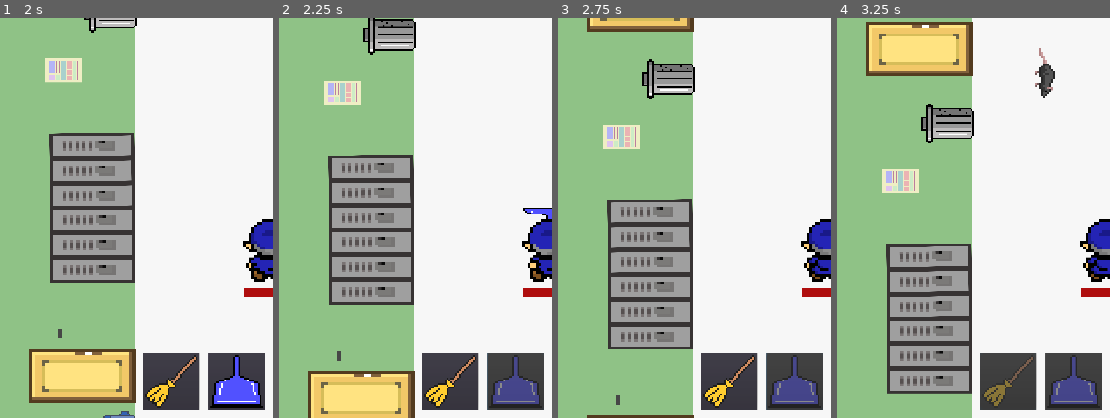
Above: before the commit, frames 1-4 (left to right).
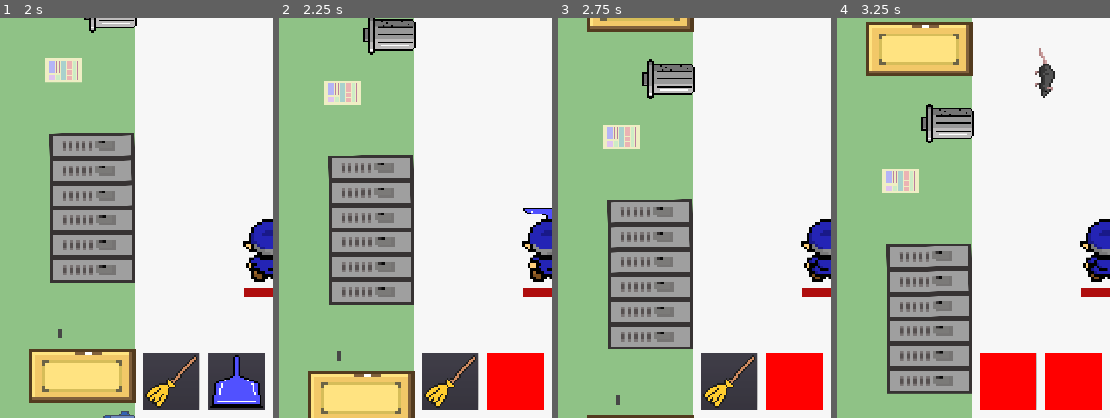
Above: after the commit, the same moments.

Repository: TheBroham7/Project-Sweep
Game: Godot game, scene res://scenes/title_screen.tscn
Same seed, same stepped clock (60 frames per second), same inputs: the game is played once before the commit and once after it.
Inputs (mouse positions are % of the whole screen's width and height, from its top left):
- Up to frame 1 (2 s): click "Click to Start" at 0.5 s; click "NEW GAME" at 1.25 s
- Up to frame 2 (2.25 s): click (44, 87) at 2 s
- Up to frame 3 (2.75 s): no input
- Up to frame 4 (3.25 s): click (32, 87) at 2.75 s
The pictures show only the part of the screen within x 1-50%, y 41-91%; the shares and areas given below are measured in that part.

Frame 1 is identical in both runs. In frame 2, 3.0% of the frame differs, in the area x 76-98%, y 83-98%; in frame 3, 3.0%; in frame 4, 5.9%, in the area x 52-98%, y 83-98%.

Commit message:
Weapons buttons updated
Made the cooldowns more aesthetically obvious.

Diff:
--- a/scripts/broom.gd
+++ b/scripts/broom.gd
@@ -1,4 +1,5 @@
 extends Area2D
+#var weapon_cd = preload("res://scenes/main.tscn")
 
 func _ready():
 	hide()
@@ -12,6 +13,7 @@
 	$SwingAnimation.start()
 	show()
 	$CollisionShape2D.disabled = false
+	#$Animation.modulate = Color(255, 0, 0)
 
 func _on_SwingAnimation_timeout():
 	hide()
--- a/scripts/main.gd
+++ b/scripts/main.gd
@@ -3,6 +3,7 @@
 export (float) var spawnTime = rand_range(0.2, 1.0)
 var rat = preload("res://scenes/Rat.tscn")
 var classroom_boss = preload("res://scenes/classroom_boss.tscn")
+#var weapon_cd = preload("res://scripts/broom.gd")
 signal boss_is_spawned
 var spawnList = [Vector2(415,-20), Vector2(540, -20), Vector2(665,-20)]
 signal continuing
--- a/scripts/weapon_buttons.gd
+++ b/scripts/weapon_buttons.gd
@@ -19,6 +19,7 @@
 		emit_signal("swing")
 		$swing_timer.start()
 		$Broom.disabled = true
+		$Broom.modulate = Color(255, 0, 0)
 
 # Defensive Weapons
 
@@ -27,11 +28,14 @@
 		emit_signal("block")
 		$block_timer.start()
 		$DustPan.disabled = true
+		$DustPan.modulate = Color(255, 0, 0)
 
 
 func _on_swing_timer_timeout():
 	get_node("Broom").disabled = false
+	$Broom.modulate = Color("ffffff")
 
 
 func _on_block_timer_timeout():
 	get_node("DustPan").disabled = false
+	$DustPan.modulate = Color("ffffff")
